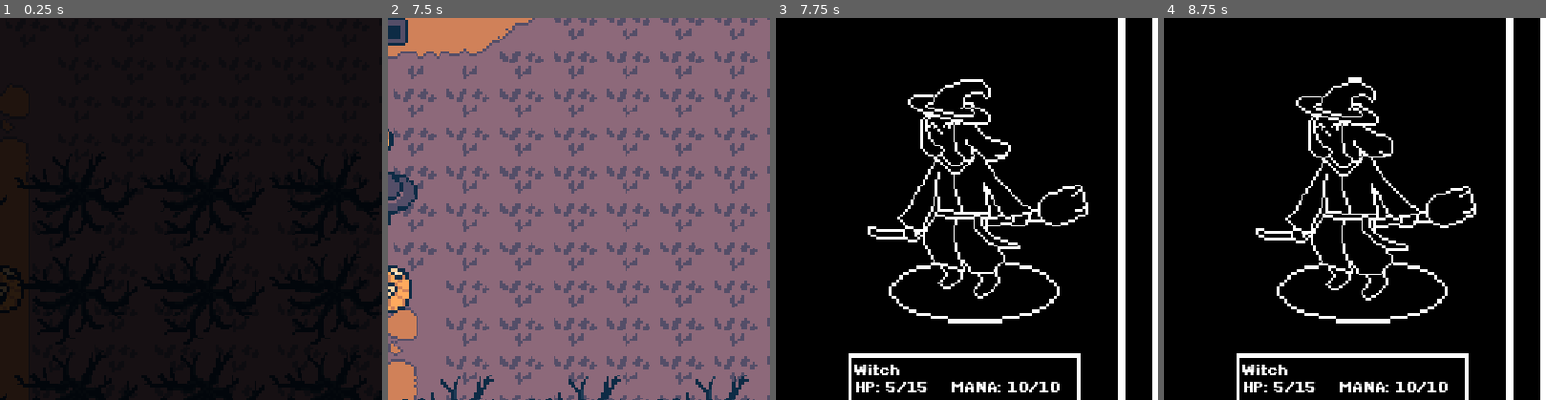
Above: before the commit, frames 1-4 (left to right).
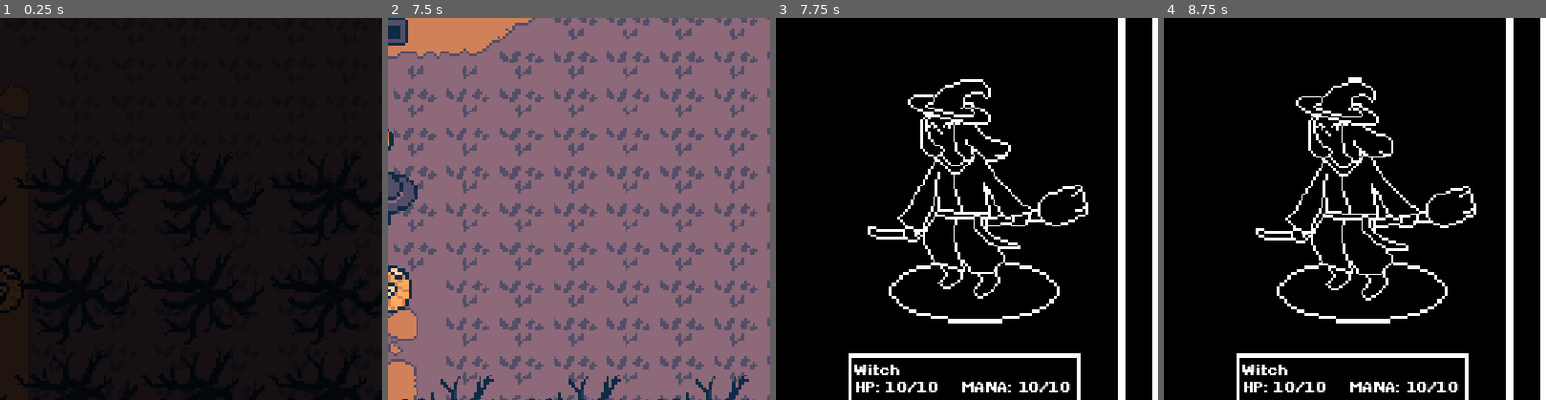
Above: after the commit, the same moments.

Repository: QuoteGenerator/Jame_Gam_Halloween
Game: Godot game, scene res://final_area.tscn
Two runs of this game, one before a commit and one after it. Both use one fixed random seed, a clock stepped at 60 frames per second and the inputs below. This scene is started directly instead of the project's main scene.
Inputs (mouse positions are % of the whole screen's width and height, from its top left):
- Up to frame 1 (0.25 s): no input
- Up to frame 2 (7.5 s): move the mouse to (72, 45) at 0.52 s; hold D 0.53-1.28 s; tap E (Interact) every 0.75 s from 0.6 to 7.35 s; move the mouse to (30, 55) at 1.27 s; hold S 1.28-2.03 s; move the mouse to (60, 28) at 2.02 s; hold D 2.03-2.78 s; move the mouse to (45, 70) at 2.77 s; hold W 2.78-3.53 s; tap Enter at 3.5, 5.75 s; move the mouse to (80, 65) at 3.52 s; hold A 3.53-5.03 s; move the mouse to (20, 35) at 4.27 s; tap Space at 5, 7.25 s; move the mouse to (55, 50) at 5.02 s; hold S 5.03-5.78 s; move the mouse to (35, 25) at 5.77 s; hold D 5.78-6.53 s; move the mouse to (72, 45) at 6.52 s; hold W 6.53-7.28 s; move the mouse to (30, 55) at 7.27 s; hold D from 7.28 s (still down)
- Up to frame 3 (7.75 s): keep holding D
- Up to frame 4 (8.75 s): move the mouse to (60, 28) at 8.02 s; release D at 8.03 s; hold S from 8.03 s (still down); tap E (Interact) at 8.1 s
The pictures show only the part of the screen within x 50-100%, y 14-64%; the shares and areas given below are measured in that part.

Frames 1-2 are identical in both runs. In frame 3, 0.8% of the frame differs, in the area x 28-78%, y 95-98%; in frame 4, 0.8%.

Commit message:
first boss minigame workin

Diff:
--- a/Jame_GAM_HALLOWEN_FIX/jame-gam-halloween/Scripts/GameState.gd
+++ b/Jame_GAM_HALLOWEN_FIX/jame-gam-halloween/Scripts/GameState.gd
@@ -31,3 +31,5 @@
 var move_milestone_1_completed = false
 var move_milestone_2_completed = false
 var move_milestone_3_completed = false
+
+var start_minigame = false
--- a/Jame_GAM_HALLOWEN_FIX/jame-gam-halloween/Scripts/combat_ui.gd
+++ b/Jame_GAM_HALLOWEN_FIX/jame-gam-halloween/Scripts/combat_ui.gd
@@ -23,6 +23,7 @@
 @onready var remote_transform: RemoteTransform2D = $Panel/WandPath1/PathFollow2D/RemoteTransform2D
 @onready var wand: AnimatedSprite2D = $Panel/Wand/Wand
 
+var final_boss:bool = false
 
 var basic_attack_used:bool = false
 var spell2_used:bool = false
@@ -102,6 +103,7 @@
 func WitchEnemyBattle():
 	animationEnemyPlayer.play("tbc_witch_idle_animation")
 	enemyNameLabel.text = current_enemy.enemy_name
+	final_boss = true
 	update_enemy_stats()
 
 func update_enemy_stats():
@@ -109,6 +111,12 @@
 		GameState.player_level += 1
 		end_combat()
 		return
+
+	if current_enemy.health <= current_enemy.max_health / 2 and final_boss:
+		print("queue minigame!!!")
+		GameState.start_minigame = true
+		get_tree().paused = false
+		hide()
 
 	enemyStatsLabel.text = \
 	"HP: " + str(current_enemy.health) + "/" + str(current_enemy.max_health) + "    "\
--- a/Jame_GAM_HALLOWEN_FIX/jame-gam-halloween/Scripts/milestone2.gd
+++ b/Jame_GAM_HALLOWEN_FIX/jame-gam-halloween/Scripts/milestone2.gd
@@ -25,7 +25,7 @@
 	if GameState.player_level == 4 and not GameState.move_milestone_2_completed:
 		move_milestone_2.show()
 
-	if not GameState.move_milestone_1_completed:
+	if not GameState.move_milestone_2_completed:
 		if move_milestone_2.visible:
 			label.visible_ratio += text_speed * delta
 
--- /dev/null
+++ b/Jame_GAM_HALLOWEN_FIX/jame-gam-halloween/Scripts/minigame_ui.gd
@@ -0,0 +1,119 @@
+extends CanvasLayer
+
+@onready var animationEnemyPlayer: AnimationPlayer = $tbc_AnimationEnemy
+@onready var path_follower: PathFollow2D = $Path2D/PathFollow2D
+@onready var player_hit: Area2D = $Path2D/PathFollow2D/PlayerHit
+@onready var collision_shape_player: CollisionShape2D = $Path2D/PathFollow2D/PlayerHit/CollisionShape2D
+@onready var color_rect: ColorRect = $Path2D/PathFollow2D/PlayerHit/ColorRect
+
+@onready var collision1: CollisionShape2D = $field1/CollisionShape2D
+@onready var collision2: CollisionShape2D = $field2/CollisionShape2D
+@onready var collision3: CollisionShape2D = $field3/CollisionShape2D
+
+@onready var field_1: Area2D = $field1
+@onready var field_2: Area2D = $field2
+@onready var field_3: Area2D = $field3
+
+@onready var heart: Sprite2D = $Heart
+@onready var heart_2: Sprite2D = $Heart2
+@onready var heart_3: Sprite2D = $Heart3
+
+var field1_cleared = false
+var field2_cleared = false
+var field3_cleared = false
+
+var player_in_field1 = false
+var player_in_field2 = false
+var player_in_field3 = false
+
+# Called when the node enters the scene tree for the first time.
+func _ready() -> void:
+	process_mode = Node.PROCESS_MODE_ALWAYS
+	animationEnemyPlayer.play("tbc_witch_idle_animation")
+	hide()
+
+	collision2.set_deferred("disabled", true)
+	collision3.set_deferred("disabled", true)
+
+
+# Called every frame. 'delta' is the elapsed time since the previous frame.
+func _process(delta: float) -> void:
+	if GameState.start_minigame:
+		show()
+		path_follower.progress_ratio += 0.007
+
+		if (Input.is_action_just_pressed("Interact")):
+			if not field1_cleared:
+				if player_in_field1:
+					print("hit ONE")
+					field1_cleared = true
+					collision1.set_deferred("disabled", true)
+					field_1.hide()
+
+					field_2.show()
+					collision2.set_deferred("disabled", false)
+
+				else:
+					lose_heart()
+
+			elif not field2_cleared:
+				if player_in_field2:
+					print("hit TWO")
+					field2_cleared = true
+					collision2.set_deferred("disabled", true)
+					field_2.hide()
+
+					field_3.show()
+					collision3.set_deferred("disabled", false)
+
+				else:
+					lose_heart()
+
+			elif not field3_cleared:
+				if player_in_field3:
+					print("hit THREE")
+					field3_cleared = true
+					collision2.set_deferred("disabled", true)
+					field_3.hide()
+					print("YOU BEAT MINIGAME ONE!")
+
+				else:
+					lose_heart()
+
+
+
+func lose_heart():
+	if heart_3.visible:
+		heart_3.hide()
+	elif heart_2.visible:
+		heart_2.hide()
+	elif heart.visible:
+		heart.hide()
+		GameState.player_health = 0
+		print("you lose!")
+
+func _on_field_1_area_entered(area: Area2D) -> void:
+	print("entered")
+	player_in_field1 = true
+
+
+
+func _on_field_1_area_exited(area: Area2D) -> void:
+	print("exited")
+	player_in_field1 = false
+
+
+func _on_field_2_area_entered(area: Area2D) -> void:
+	player_in_field2 = true
+
+
+func _on_field_2_area_exited(area: Area2D) -> void:
+	player_in_field2 = false
+
+
+func _on_field_3_area_entered(area: Area2D) -> void:
+	player_in_field3 = true
+
+
+func _on_field_3_area_exited(area: Area2D) -> void:
+	player_in_field3 = false
--- a/Jame_GAM_HALLOWEN_FIX/jame-gam-halloween/final_area.tscn
+++ b/Jame_GAM_HALLOWEN_FIX/jame-gam-halloween/final_area.tscn
@@ -9,6 +9,7 @@
 [ext_resource type="Texture2D" uid="uid://o7mfhydtvir8" path="res://Assets/Sprites/Areas/path.png" id="6_npc6x"]
 [ext_resource type="PackedScene" uid="uid://dns0dt1n55247" path="res://witch.tscn" id="7_f5s4f"]
 [ext_resource type="PackedScene" uid="uid://bahkdi53jc6bf" path="res://dialoguebox_end.tscn" id="9_npc6x"]
+[ext_resource type="PackedScene" uid="uid://bachmuf3v5erx" path="res://minigame_ui.tscn" id="10_sfq7m"]
 
 [sub_resource type="RectangleShape2D" id="RectangleShape2D_g4v7s"]
 size = Vector2(41, 327)
@@ -305,6 +306,8 @@
 rotation = -3.1415925
 
 [node name="witch" parent="." unique_id=845605063 groups=["skeleton", "which"] instance=ExtResource("7_f5s4f")]
+health = 10
+max_health = 10
 
 [node name="Path2D" type="Path2D" parent="." unique_id=105194992]
 curve = SubResource("Curve2D_npc6x")
@@ -337,4 +340,6 @@
 wait_time = 3.0
 one_shot = true
 
+[node name="minigame_ui" parent="." unique_id=713393390 instance=ExtResource("10_sfq7m")]
+
 [connection signal="timeout" from="Timer" to="." method="_on_timer_timeout"]
--- /dev/null
+++ b/Jame_GAM_HALLOWEN_FIX/jame-gam-halloween/minigame_ui.tscn
@@ -0,0 +1,576 @@
+[gd_scene format=3 uid="uid://bachmuf3v5erx"]
+
+[ext_resource type="Script" uid="uid://baegsgw25pgu2" path="res://Scripts/minigame_ui.gd" id="1_2i8h0"]
+[ext_resource type="Texture2D" uid="uid://bpn5kqx720rtq" path="res://Assets/Sprites/minigame_ui.png" id="1_aaclp"]
+[ext_resource type="Texture2D" uid="uid://d1i38w8slc57a" path="res://Assets/Sprites/tbc_sprites/tbc_witch_idle.png" id="3_18msi"]
+[ext_resource type="Texture2D" uid="uid://dsjwfnm2y2thx" path="res://Assets/Sprites/heart.png" id="4_18msi"]
+
+[sub_resource type="Animation" id="Animation_rltsl"]
+length = 0.001
+tracks/0/type = "value"
+tracks/0/imported = false
+tracks/0/enabled = true
+tracks/0/path = NodePath("tbc_zombie_getHit_animation2:visible")
+tracks/0/interp = 1
+tracks/0/loop_wrap = true
+tracks/0/keys = {
+"times": PackedFloat32Array(0),
+"transitions": PackedFloat32Array(1),
+"update": 1,
+"values": [false]
+}
+
+[sub_resource type="Animation" id="Animation_j62ju"]
+resource_name = "tbc_ghost_getHit_animation"
+length = 0.4
+tracks/0/type = "value"
+tracks/0/imported = false
+tracks/0/enabled = true
+tracks/0/path = NodePath("tbc_ghost_getHit_animation:visible")
+tracks/0/interp = 1
+tracks/0/loop_wrap = true
+tracks/0/keys = {
+"times": PackedFloat32Array(0, 0.13333334, 0.3, 0.4),
+"transitions": PackedFloat32Array(1, 1, 1, 1),
+"update": 1,
+"values": [true, false, true, false]
+}
+tracks/1/type = "value"
+tracks/1/imported = false
+tracks/1/enabled = true
+tracks/1/path = NodePath("tbc_ghost_idle_animation:visible")
+tracks/1/interp = 1
+tracks/1/loop_wrap = true
+tracks/1/keys = {
+"times": PackedFloat32Array(0),
+"transitions": PackedFloat32Array(1),
+"update": 1,
+"values": [false]
+}
+tracks/2/type = "method"
+tracks/2/imported = false
+tracks/2/enabled = true
+tracks/2/path = NodePath("..")
+tracks/2/interp = 1
+tracks/2/loop_wrap = true
+tracks/2/keys = {
+"times": PackedFloat32Array(0.4),
+"transitions": PackedFloat32Array(1),
+"values": [{
+"args": [],
+"method": &"play_enemy_idle_animation"
+}]
+}
+
+[sub_resource type="Animation" id="Animation_ucios"]
+resource_name = "tbc_ghost_idle_animation"
+length = 0.46666667
+loop_mode = 1
+tracks/0/type = "value"
+tracks/0/imported = false
+tracks/0/enabled = true
+tracks/0/path = NodePath("tbc_ghost_idle_animation:region_rect")
+tracks/0/interp = 0
+tracks/0/loop_wrap = true
+tracks/0/keys = {
+"times": PackedFloat32Array(0, 0.23333335),
+"transitions": PackedFloat32Array(1, 1),
+"update": 0,
+"values": [Rect2(0, 0, 69, 80), Rect2(69, 0, 69, 80)]
+}
+tracks/1/type = "value"
+tracks/1/imported = false
+tracks/1/enabled = true
+tracks/1/path = NodePath("tbc_ghost_idle_animation:visible")
+tracks/1/interp = 1
+tracks/1/loop_wrap = true
+tracks/1/keys = {
+"times": PackedFloat32Array(0),
+"transitions": PackedFloat32Array(1),
+"update": 1,
+"values": [true]
+}
+tracks/2/type = "value"
+tracks/2/imported = false
+tracks/2/enabled = true
+tracks/2/path = NodePath("tbc_skeleton_idle_animation:visible")
+tracks/2/interp = 1
+tracks/2/loop_wrap = true
+tracks/2/keys = {
+"times": PackedFloat32Array(0),
+"transitions": PackedFloat32Array(1),
+"update": 1,
+"values": [false]
+}
+tracks/3/type = "value"
+tracks/3/imported = false
+tracks/3/enabled = true
+tracks/3/path = NodePath("tbc_zombie_idle_animation:visible")
+tracks/3/interp = 1
+tracks/3/loop_wrap = true
+tracks/3/keys = {
+"times": PackedFloat32Array(0),
+"transitions": PackedFloat32Array(1),
+"update": 1,
+"values": [false]
+}
+
+[sub_resource type="Animation" id="Animation_qedbx"]
+resource_name = "tbc_player_getHit_animation"
+length = 0.36666667
+
+[sub_resource type="Animation" id="Animation_j56r1"]
+resource_name = "tbc_player_idle_animation"
+length = 0.43333334
+loop_mode = 1
+tracks/0/type = "value"
+tracks/0/imported = false
+tracks/0/enabled = true
+tracks/0/path = NodePath("tbc_player_idle_animation:region_rect")
+tracks/0/interp = 0
+tracks/0/loop_wrap = true
+tracks/0/keys = {
+"times": PackedFloat32Array(0, 0.2),
+"transitions": PackedFloat32Array(1, 1),
+"update": 0,
+"values": [Rect2(0, 0, 38, 39), Rect2(38, 0, 38, 39)]
+}
+
+[sub_resource type="Animation" id="Animation_nw44a"]
+resource_name = "tbc_skeleton_getHit_animation"
+length = 0.43333334
+tracks/0/type = "value"
+tracks/0/imported = false
+tracks/0/enabled = true
+tracks/0/path = NodePath("tbc_skeleton_getHit_animation:visible")
+tracks/0/interp = 0
+tracks/0/loop_wrap = true
+tracks/0/keys = {
+"times": PackedFloat32Array(0, 0.13333334, 0.3, 0.43333334),
+"transitions": PackedFloat32Array(1, 1, 1, 1),
+"update": 1,
+"values": [true, false, true, false]
+}
+tracks/1/type = "method"
+tracks/1/imported = false
+tracks/1/enabled = true
+tracks/1/path = NodePath("..")
+tracks/1/interp = 1
+tracks/1/loop_wrap = true
+tracks/1/keys = {
+"times": PackedFloat32Array(0.43333334),
+"transitions": PackedFloat32Array(1),
+"values": [{
+"args": [],
+"method": &"play_enemy_idle_animation"
+}]
+}
+tracks/2/type = "value"
+tracks/2/imported = false
+tracks/2/enabled = true
+tracks/2/path = NodePath("tbc_skeleton_idle_animation:visible")
+tracks/2/interp = 1
+tracks/2/loop_wrap = true
+tracks/2/keys = {
+"times": PackedFloat32Array(0),
+"transitions": PackedFloat32Array(1),
+"update": 1,
+"values": [false]
+}
+
+[sub_resource type="Animation" id="Animation_wkp8b"]
+resource_name = "tbc_skeleton_idle_animation"
+length = 0.36666667
+loop_mode = 1
+tracks/0/type = "value"
+tracks/0/imported = false
+tracks/0/enabled = true
+tracks/0/path = NodePath("tbc_skeleton_idle_animation:region_rect")
+tracks/0/interp = 0
+tracks/0/loop_wrap = true
+tracks/0/keys = {
+"times": PackedFloat32Array(0, 0.23333333),
+"transitions": PackedFloat32Array(1, 1),
+"update": 0,
+"values": [Rect2(0, 0, 38, 97), Rect2(38, 0, 38, 97)]
+}
+tracks/1/type = "value"
+tracks/1/imported = false
+tracks/1/enabled = true
+tracks/1/path = NodePath("tbc_skeleton_idle_animation:visible")
+tracks/1/interp = 1
+tracks/1/loop_wrap = true
+tracks/1/keys = {
+"times": PackedFloat32Array(0),
+"transitions": PackedFloat32Array(1),
+"update": 1,
+"values": [true]
+}
+tracks/2/type = "value"
+tracks/2/imported = false
+tracks/2/enabled = true
+tracks/2/path = NodePath("tbc_ghost_idle_animation:visible")
+tracks/2/interp = 1
+tracks/2/loop_wrap = true
+tracks/2/keys = {
+"times": PackedFloat32Array(0),
+"transitions": PackedFloat32Array(1),
+"update": 1,
+"values": [false]
+}
+tracks/3/type = "value"
+tracks/3/imported = false
+tracks/3/enabled = true
+tracks/3/path = NodePath("tbc_zombie_idle_animation:visible")
+tracks/3/interp = 1
+tracks/3/loop_wrap = true
+tracks/3/keys = {
+"times": PackedFloat32Array(0),
+"transitions": PackedFloat32Array(1),
+"update": 1,
+"values": [false]
+}
+
+[sub_resource type="Animation" id="Animation_gjqx6"]
+resource_name = "tbc_witch_getHit_animation"
+length = 0.13333334
+tracks/0/type = "value"
+tracks/0/imported = false
+tracks/0/enabled = true
+tracks/0/path = NodePath("tbc_witch_idle_animation:visible")
+tracks/0/interp = 1
+tracks/0/loop_wrap = true
+tracks/0/keys = {
+"times": PackedFloat32Array(0),
+"transitions": PackedFloat32Array(1),
+"update": 1,
+"values": [false]
+}
+tracks/1/type = "value"
+tracks/1/imported = false
+tracks/1/enabled = true
+tracks/1/path = NodePath("tbc_witch_getHit_animation:visible")
+tracks/1/interp = 1
+tracks/1/loop_wrap = true
+tracks/1/keys = {
+"times": PackedFloat32Array(0, 0.13333334),
+"transitions": PackedFloat32Array(1, 1),
+"update": 1,
+"values": [true, false]
+}
+tracks/2/type = "method"
+tracks/2/imported = false
+tracks/2/enabled = true
+tracks/2/path = NodePath("..")
+tracks/2/interp = 1
+tracks/2/loop_wrap = true
+tracks/2/keys = {
+"times": PackedFloat32Array(0.13333334),
+"transitions": PackedFloat32Array(1),
+"values": [{
+"args": [],
+"method": &"play_enemy_idle_animation"
+}]
+}
+
+[sub_resource type="Animation" id="Animation_bvyq1"]
+resource_name = "tbc_witch_idle_animation"
+length = 0.26666668
+loop_mode = 1
+tracks/0/type = "value"
+tracks/0/imported = false
+tracks/0/enabled = true
+tracks/0/path = NodePath("tbc_witch_idle_animation:region_rect")
+tracks/0/interp = 0
+tracks/0/loop_wrap = true
+tracks/0/keys = {
+"times": PackedFloat32Array(0, 0.13333334),
+"transitions": PackedFloat32Array(1, 1),
+"update": 0,
+"values": [Rect2(0, 0, 88, 88), Rect2(90, -1, 88, 89)]
+}
+tracks/1/type = "value"
+tracks/1/imported = false
+tracks/1/enabled = true
+tracks/1/path = NodePath("tbc_witch_idle_animation:visible")
+tracks/1/interp = 1
+tracks/1/loop_wrap = true
+tracks/1/keys = {
+"times": PackedFloat32Array(0),
+"transitions": PackedFloat32Array(1),
+"update": 1,
+"values": [true]
+}
+tracks/2/type = "value"
+tracks/2/imported = false
+tracks/2/enabled = true
+tracks/2/path = NodePath("tbc_skeleton_idle_animation:visible")
+tracks/2/interp = 1
+tracks/2/loop_wrap = true
+tracks/2/keys = {
+"times": PackedFloat32Array(0),
+"transitions": PackedFloat32Array(1),
+"update": 1,
+"values": [false]
+}
+tracks/3/type = "value"
+tracks/3/imported = false
+tracks/3/enabled = true
+tracks/3/path = NodePath("tbc_zombie_idle_animation:visible")
+tracks/3/interp = 1
+tracks/3/loop_wrap = true
+tracks/3/keys = {
+"times": PackedFloat32Array(0),
+"transitions": PackedFloat32Array(1),
+"update": 1,
+"values": [false]
+}
+tracks/4/type = "value"
+tracks/4/imported = false
+tracks/4/enabled = true
+tracks/4/path = NodePath("tbc_ghost_idle_animation:visible")
+tracks/4/interp = 1
+tracks/4/loop_wrap = true
+tracks/4/keys = {
+"times": PackedFloat32Array(0),
+"transitions": PackedFloat32Array(1),
+"update": 1,
+"values": [false]
+}
+
+[sub_resource type="Animation" id="Animation_7wprw"]
+resource_name = "tbc_zombie_getHit_animation"
+length = 0.16666667
+tracks/0/type = "value"
+tracks/0/imported = false
+tracks/0/enabled = true
+tracks/0/path = NodePath("tbc_zombie_idle_animation:visible")
+tracks/0/interp = 1
+tracks/0/loop_wrap = true
+tracks/0/keys = {
+"times": PackedFloat32Array(0),
+"transitions": PackedFloat32Array(1),
+"update": 1,
+"values": [false]
+}
+tracks/1/type = "method"
+tracks/1/imported = false
+tracks/1/enabled = true
+tracks/1/path = NodePath("..")
+tracks/1/interp = 1
+tracks/1/loop_wrap = true
+tracks/1/keys = {
+"times": PackedFloat32Array(0.16666667),
+"transitions": PackedFloat32Array(1),
+"values": [{
+"args": [],
+"method": &"play_enemy_idle_animation"
+}]
+}
+tracks/2/type = "value"
+tracks/2/imported = false
+tracks/2/enabled = true
+tracks/2/path = NodePath("tbc_zombie_getHit_animation2:visible")
+tracks/2/interp = 1
+tracks/2/loop_wrap = true
+tracks/2/keys = {
+"times": PackedFloat32Array(0, 0.16666667),
+"transitions": PackedFloat32Array(1, 1),
+"update": 1,
+"values": [true, false]
+}
+
+[sub_resource type="Animation" id="Animation_cikkb"]
+resource_name = "tbc_zombie_idle_animation"
+length = 0.3
+loop_mode = 1
+tracks/0/type = "value"
+tracks/0/imported = false
+tracks/0/enabled = true
+tracks/0/path = NodePath("tbc_zombie_idle_animation:region_rect")
+tracks/0/interp = 0
+tracks/0/loop_wrap = true
+tracks/0/keys = {
+"times": PackedFloat32Array(0, 0.16666667),
+"transitions": PackedFloat32Array(1, 1),
+"update": 0,
+"values": [Rect2(0, 0, 46, 97), Rect2(47, 1, 47, 97)]
+}
+tracks/1/type = "value"
+tracks/1/imported = false
+tracks/1/enabled = true
+tracks/1/path = NodePath("tbc_zombie_idle_animation:visible")
+tracks/1/interp = 1
+tracks/1/loop_wrap = true
+tracks/1/keys = {
+"times": PackedFloat32Array(0),
+"transitions": PackedFloat32Array(1),
+"update": 1,
+"values": [true]
+}
+tracks/2/type = "value"
+tracks/2/imported = false
+tracks/2/enabled = true
+tracks/2/path = NodePath("tbc_ghost_idle_animation:visible")
+tracks/2/interp = 1
+tracks/2/loop_wrap = true
+tracks/2/keys = {
+"times": PackedFloat32Array(0),
+"transitions": PackedFloat32Array(1),
+"update": 1,
+"values": [false]
+}
+tracks/3/type = "value"
+tracks/3/imported = false
+tracks/3/enabled = true
+tracks/3/path = NodePath("tbc_skeleton_idle_animation:visible")
+tracks/3/interp = 1
+tracks/3/loop_wrap = true
+tracks/3/keys = {
+"times": PackedFloat32Array(0),
+"transitions": PackedFloat32Array(1),
+"update": 1,
+"values": [false]
+}
+
+[sub_resource type="AnimationLibrary" id="AnimationLibrary_8a7m1"]
+_data = {
+&"RESET": SubResource("Animation_rltsl"),
+&"tbc_ghost_getHit_animation": SubResource("Animation_j62ju"),
+&"tbc_ghost_idle_animation": SubResource("Animation_ucios"),
+&"tbc_player_getHit_animation": SubResource("Animation_qedbx"),
+&"tbc_player_idle_animation": SubResource("Animation_j56r1"),
+&"tbc_skeleton_getHit_animation": SubResource("Animation_nw44a"),
+&"tbc_skeleton_idle_animation": SubResource("Animation_wkp8b"),
+&"tbc_witch_getHit_animation": SubResource("Animation_gjqx6"),
+&"tbc_witch_idle_animation": SubResource("Animation_bvyq1"),
+&"tbc_zombie_getHit_animation": SubResource("Animation_7wprw"),
+&"tbc_zombie_idle_animation": SubResource("Animation_cikkb")
+}
+
+[sub_resource type="Curve2D" id="Curve2D_2i8h0"]
+_data = {
+"points": PackedVector2Array(0, 0, 0, 0, 347, 1013, 0, 0, 0, 0, 855, 1014, 0, 0, 0, 0, 347, 1013)
+}
+point_count = 3
+
+[sub_resource type="RectangleShape2D" id="RectangleShape2D_g4v7s"]
+size = Vector2(7.082596, 41.986084)
+
+[sub_resource type="RectangleShape2D" id="RectangleShape2D_yf5fn"]
+size = Vector2(132, 32)
+
+[sub_resource type="RectangleShape2D" id="RectangleShape2D_57qmd"]
+size = Vector2(89, 32)
+
+[sub_resource type="RectangleShape2D" id="RectangleShape2D_d0u6y"]
+size = Vector2(64, 30)
+
+[node name="minigame_ui" type="CanvasLayer" unique_id=713393390]
+process_mode = 3
+script = ExtResource("1_2i8h0")
+
+[node name="TextureRect" type="TextureRect" parent="." unique_id=1225152431]
+offset_right = 1200.0
+offset_bottom = 1200.0
+texture = ExtResource("1_aaclp")
+
+[node name="tbc_AnimationEnemy" type="AnimationPlayer" parent="." unique_id=1133464467]
+libraries/ = SubResource("AnimationLibrary_8a7m1")
+
+[node name="tbc_witch_idle_animation" type="Sprite2D" parent="." unique_id=316787157]
+position = Vector2(635, 480)
+scale = Vector2(3.9210527, 3.9210527)
+texture = ExtResource("3_18msi")
+region_enabled = true
+region_rect = Rect2(90, 0, 88, 88)
+
+[node name="Path2D" type="Path2D" parent="." unique_id=987297936]
+curve = SubResource("Curve2D_2i8h0")
+
+[node name="PathFollow2D" type="PathFollow2D" parent="Path2D" unique_id=818709714]
+position = Vector2(347, 1013)
+rotation = 0.0019685014
+
+[node name="PlayerHit" type="Area2D" parent="Path2D/PathFollow2D" unique_id=322353279]
+process_mode = 3
+
+[node name="CollisionShape2D" type="CollisionShape2D" parent="Path2D/PathFollow2D/PlayerHit" unique_id=1955561953]
+process_mode = 3
+position = Vector2(-0.5019226, -0.99902344)
+scale = Vector2(1.0000004, 1.0000004)
+shape = SubResource("RectangleShape2D_g4v7s")
+
+[node name="ColorRect" type="ColorRect" parent="Path2D/PathFollow2D/PlayerHit" unique_id=819667396]
+z_index = 5
+offset_left = -4.0433044
+offset_top = -21.992065
+offset_right = 2.7124023
+offset_bottom = 19.66632
+color = Color(0.8576384, 0.24612239, 0, 1)
+
+[node name="field1" type="Area2D" parent="." unique_id=159254980]
+process_mode = 3
+
+[node name="ColorRect" type="ColorRect" parent="field1" unique_id=790237599]
+offset_left = 554.0
+offset_top = 1000.0
+offset_right = 686.0
+offset_bottom = 1028.0
+
+[node name="CollisionShape2D" type="CollisionShape2D" parent="field1" unique_id=2028405913]
+process_mode = 3
+position = Vector2(620, 1013)
+shape = SubResource("RectangleShape2D_yf5fn")
+
+[node name="field2" type="Area2D" parent="." unique_id=1933343546]
+process_mode = 3
+visible = false
+position = Vector2(-103, 0)
+
+[node name="ColorRect" type="ColorRect" parent="field2" unique_id=1369334898]
+offset_left = 549.0
+offset_top = 1000.0
+offset_right = 639.0
+offset_bottom = 1028.0
+
+[node name="CollisionShape2D" type="CollisionShape2D" parent="field2" unique_id=1695810752]
+position = Vector2(593.5, 1012)
+shape = SubResource("RectangleShape2D_57qmd")
+
+[node name="field3" type="Area2D" parent="." unique_id=604753881]
+process_mode = 3
+visible = false
+position = Vector2(-103, 0)
+
+[node name="ColorRect" type="ColorRect" parent="field3" unique_id=1924078536]
+offset_left = 801.0
+offset_top = 999.0
+offset_right = 864.0
+offset_bottom = 1027.0
+
+[node name="CollisionShape2D" type="CollisionShape2D" parent="field3" unique_id=397309221]
+position = Vector2(833, 1012)
+shape = SubResource("RectangleShape2D_d0u6y")
+
+[node name="Heart" type="Sprite2D" parent="." unique_id=1682808320]
+position = Vector2(84, 1126.9999)
+scale = Vector2(5.59, 5.59)
+texture = ExtResource("4_18msi")
+
+[node name="Heart2" type="Sprite2D" parent="." unique_id=412361228]
+position = Vector2(167, 1126.9999)
+scale = Vector2(5.59, 5.59)
+texture = ExtResource("4_18msi")
+
+[node name="Heart3" type="Sprite2D" parent="." unique_id=809611801]
+position = Vector2(248.99997, 1126.9999)
+scale = Vector2(5.59, 5.59)
+texture = ExtResource("4_18msi")
+
+[connection signal="area_entered" from="field1" to="." method="_on_field_1_area_entered"]
+[connection signal="area_exited" from="field1" to="." method="_on_field_1_area_exited"]
+[connection signal="area_entered" from="field2" to="." method="_on_field_2_area_entered"]
+[connection signal="area_exited" from="field2" to="." method="_on_field_2_area_exited"]
+[connection signal="area_entered" from="field3" to="." method="_on_field_3_area_entered"]
+[connection signal="area_exited" from="field3" to="." method="_on_field_3_area_exited"]
Binary file added: Jame_GAM_HALLOWEN_FIX/jame-gam-halloween/Assets/Sprites/heart.png
Not shown, added: Jame_GAM_HALLOWEN_FIX/jame-gam-halloween/Assets/Sprites/heart.png.import
Binary file added: Jame_GAM_HALLOWEN_FIX/jame-gam-halloween/Assets/Sprites/minigame_ui.png
Not shown, added: Jame_GAM_HALLOWEN_FIX/jame-gam-halloween/Assets/Sprites/minigame_ui.png.import
Not shown, added: Jame_GAM_HALLOWEN_FIX/jame-gam-halloween/Scripts/minigame_ui.gd.uid
